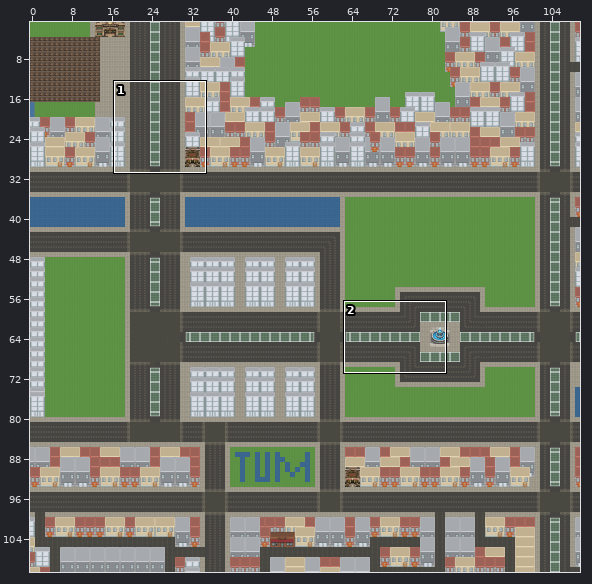
One commit to this Tiled map: assets/Assets_Map/generated-survival-level-0.tmx. Above, an overview of the earlier version with the close-up marked.
Close-up. Before the commit:
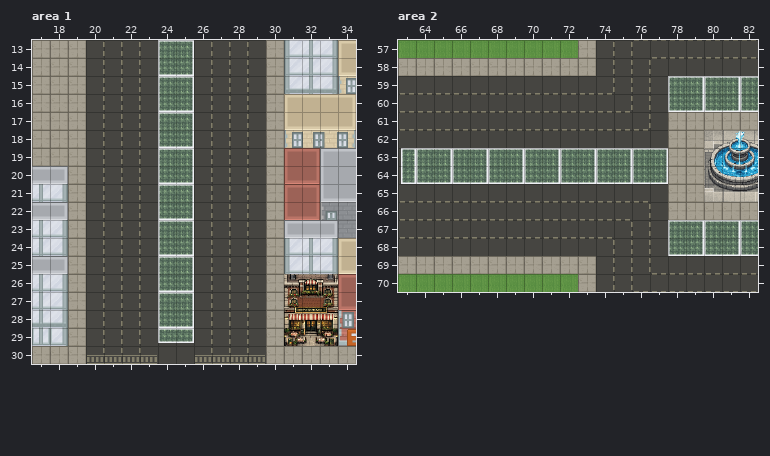
Cells are 32x32 px. Shown: area 1 x 17..34, y 13..30; area 2 x 63..82, y 57..70. The commit also changed other parts of the map, which this record leaves out.
The result:
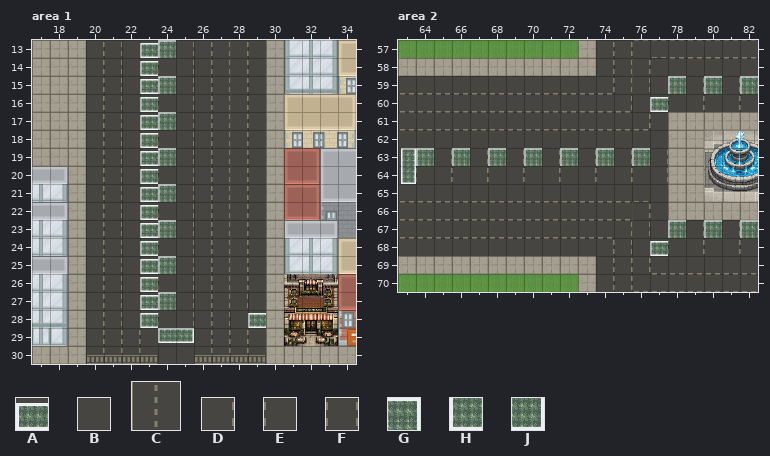
Key: from "32Concrete+grass": A 2; from "CORNER_64": B 1; from "Crossing_64_LATERAL": C 0; from "ROAD_64": D 0, E 1; from "SEPARATED_ONCE_64_LATERAL": F 0; from "grass": G 1, H 2, J 3.
_ is an empty cell.
Changes in this commit:
Layer "Tile Layer 1", area 1:
y 13: x 22..23 FE -> BA; x 25 G -> D; x 28 F -> C
y 14: x 22..25 FEHJ -> BAED; x 28 F -> C
y 15: x 22..23 FE -> BA; x 25 G -> D; x 28 F -> C
y 16: x 22..25 FEHJ -> BAED; x 28 F -> C
y 17: x 22..23 FE -> BA; x 25 G -> D; x 28 F -> C
y 18: x 22..25 FEHJ -> BAED; x 28 F -> C
y 19: x 22..23 FE -> BA; x 25 G -> D; x 28 F -> C
y 20: x 22..25 FEHJ -> BAED; x 28 F -> C
y 21: x 22..23 FE -> BA; x 25 G -> D; x 28 F -> C
y 22: x 22..25 FEHJ -> BAED; x 28 F -> C
y 23: x 22..23 FE -> BA; x 25 G -> D; x 28 F -> C
y 24: x 22..25 FEHJ -> BAED; x 28 F -> C
y 25: x 22..23 FE -> BA; x 25 G -> D; x 28 F -> C
y 26: x 22..25 FEHJ -> BAED; x 28 F -> C
y 27: x 22..23 FE -> BA; x 25 G -> D; x 28..29 FE -> CB
y 28: x 22..25 FEHJ -> BAED; x 28..29 FE -> BA
Layer "Tile Layer 1", area 2:
y 59: x 76..77 FE -> CB; x 79 G -> D; x 81 G -> D
y 60: x 76..82 FEHJHJH -> BAEDEDE
y 63: x 65 G -> D; x 67 G -> D; x 69 G -> D; x 71 G -> D; x 73 G -> D; x 75 G -> D; x 77 G -> D
y 64: x 64..77 HJHJHJHJHJHJHJ -> EDEDEDEDEDEDED
y 67: x 76..77 FE -> CB; x 79 G -> D; x 81 G -> D
y 68: x 76..82 FEHJHJH -> BAEDEDE
